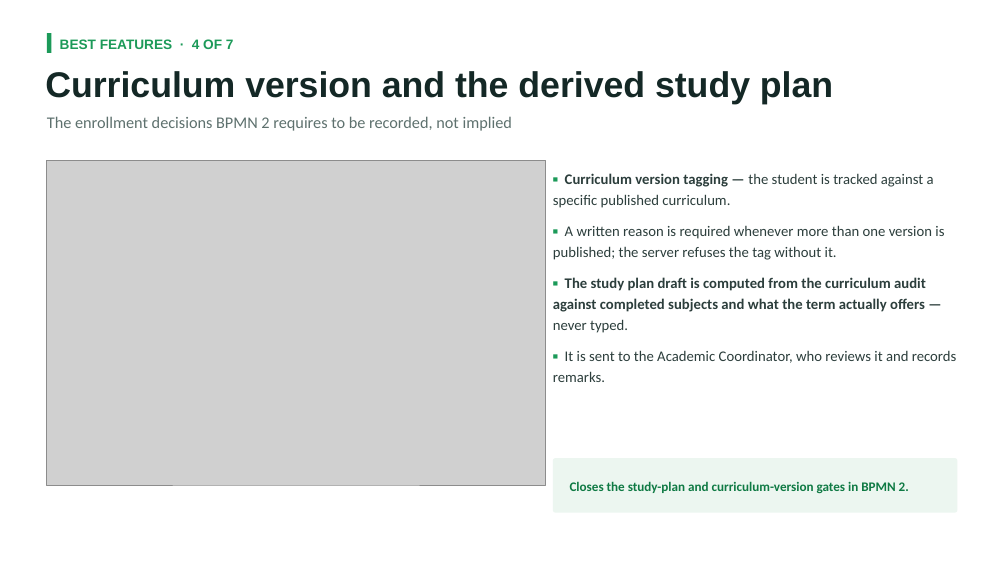
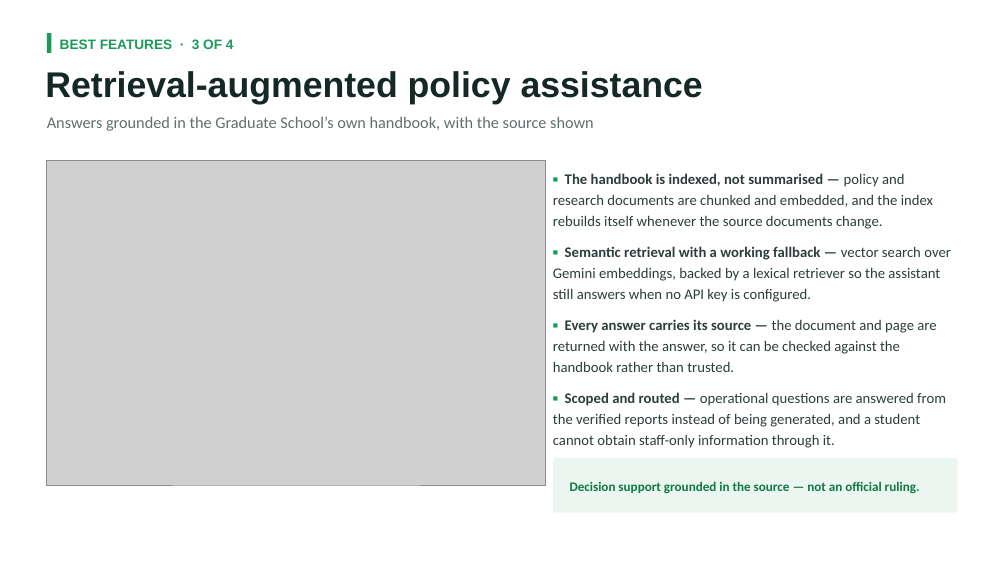
Before and after one commit to miguisanson/CAPSTONE-USLS-MVP, a slide deck: slide 8 of Documents/CAPSTONE_ONLY/CAP-IT1 Defense Deck.pptx (slide 16 before the commit). Drawn at 1008x567 pixels with LibreOffice and Linux fonts; fonts in the diff are those of the drawing; grey boxes stand for pictures; background and template pictures are left out. Boxes give left, top, right and bottom in pixels: in the first picture for what was removed or moved away, otherwise in the second. Text is boxed around its words. In the diff, an @@ line names an element or a change of style, - is before the commit and + after.

Commit message:
document changes

```diff
--- a/Documents/CAPSTONE_ONLY/CAP-IT1 Defense Deck.pptx
+++ b/Documents/CAPSTONE_ONLY/CAP-IT1 Defense Deck.pptx
@@ text at [60,39,234,49]: text changed @@
-BEST FEATURES · 4 OF 7
+BEST FEATURES · 3 OF 4
@@ text at [45,71,703,104]: text changed @@
-Curriculum version and the derived study plan
+Retrieval-augmented policy assistance
@@ text at [47,116,594,131]: text changed @@
-The enrollment decisions BPMN 2 requires to be recorded, not implied
+Answers grounded in the Graduate School’s own handbook, with the source shown
@@ text at [553,173,951,448]: text changed @@
-▪ Curriculum version tagging — the student is tracked against a specific published curriculum.
-▪ A written reason is required whenever more than one version is published; the server refuses the tag without it.
-▪ The study plan draft is computed from the curriculum audit against completed subjects and what the term actually offers — never typed.
-▪ It is sent to the Academic Coordinator, who reviews it and records remarks.
+▪ The handbook is indexed, not summarised — policy and research documents are chunked and embedded, and the index rebuilds itself whenever the source documents change.
+▪ Semantic retrieval with a working fallback — vector search over Gemini embeddings, backed by a lexical retriever so the assistant still answers when no API key is configured.
+▪ Every answer carries its source — the document and page are returned with the answer, so it can be checked against the handbook rather than trusted.
+▪ Scoped and routed — operational questions are answered from the verified reports instead of being generated, and a student cannot obtain staff-only information through it.
@@ text at [570,481,920,493]: text changed @@
-Closes the study-plan and curriculum-version gates in BPMN 2.
+Decision support grounded in the source — not an official ruling.
```
Also in this commit, not shown: 5 other slides changed, 2 slides added, 14 slides removed, 7 other files.
